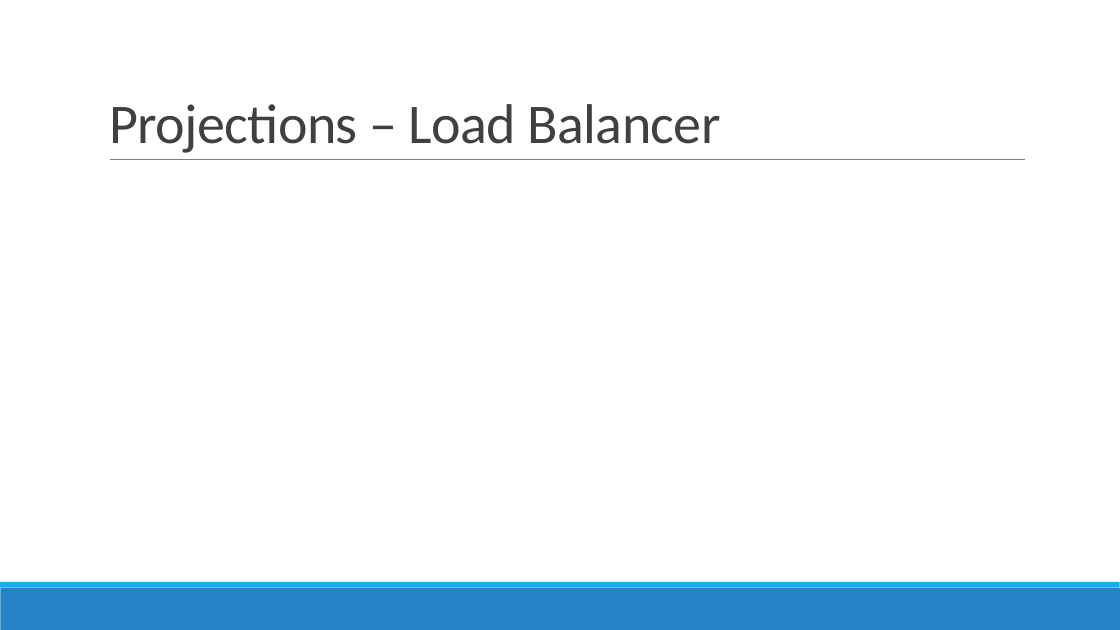
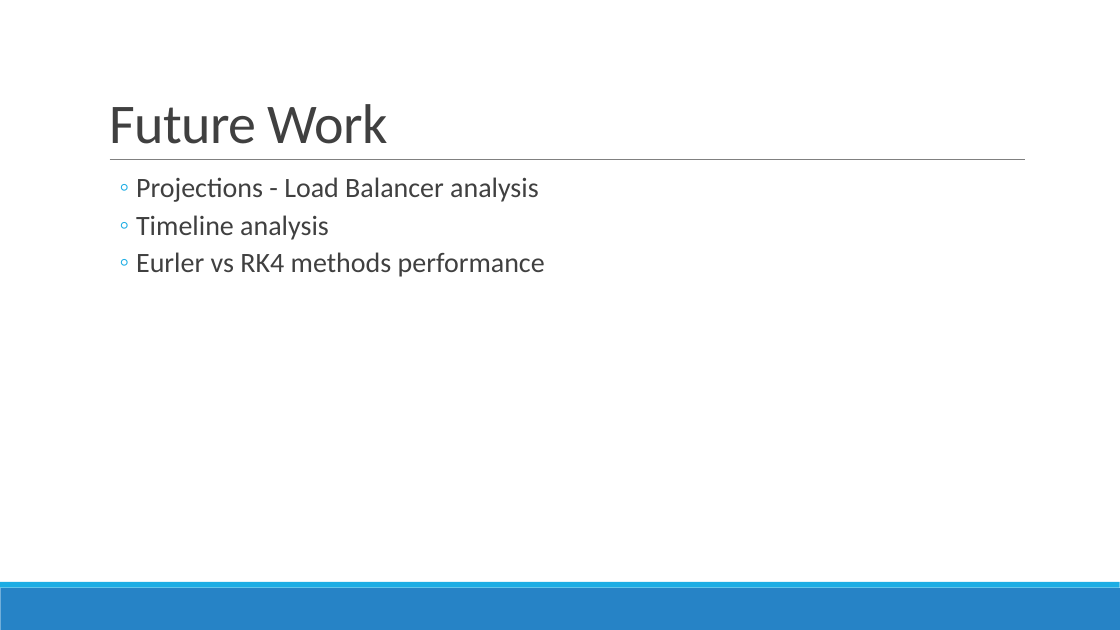
Before and after one commit to SulemanMahmood/PlasmaCombustion, a slide deck: slide 10 of 598Slides.pptx. Drawn at 1120x630 pixels with LibreOffice and Linux fonts; fonts in the diff are those of the drawing. Boxes give left, top, right and bottom in pixels: in the first picture for what was removed or moved away, otherwise in the second. Text is boxed around its words. In the diff, an @@ line names an element or a change of style, - is before the commit and + after.

```diff
--- a/598Slides.pptx
+++ b/598Slides.pptx
@@ title at (109, 104, 388, 144): text changed @@
-Projections – Load Balancer
+Future Work
@@ text added at (136, 177, 545, 277), 24 pt, text #404040 @@
+  ◦ Projections - Load Balancer analysis
+  ◦ Timeline analysis
+  ◦ Eurler vs RK4 methods performance
```
Also in this commit, not shown: 7 other slides changed, 2 slides added, 3 slides removed, 9 other files.
